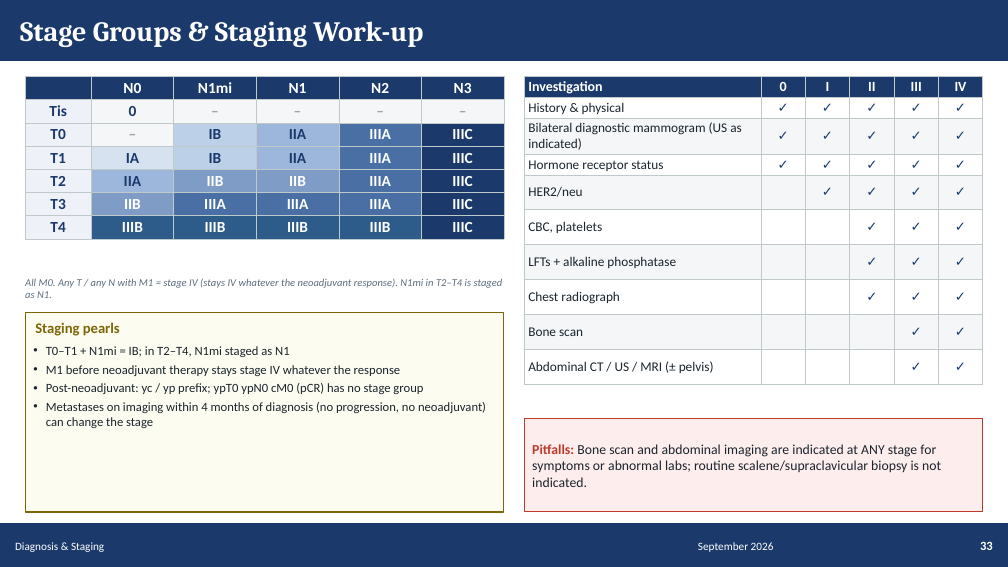
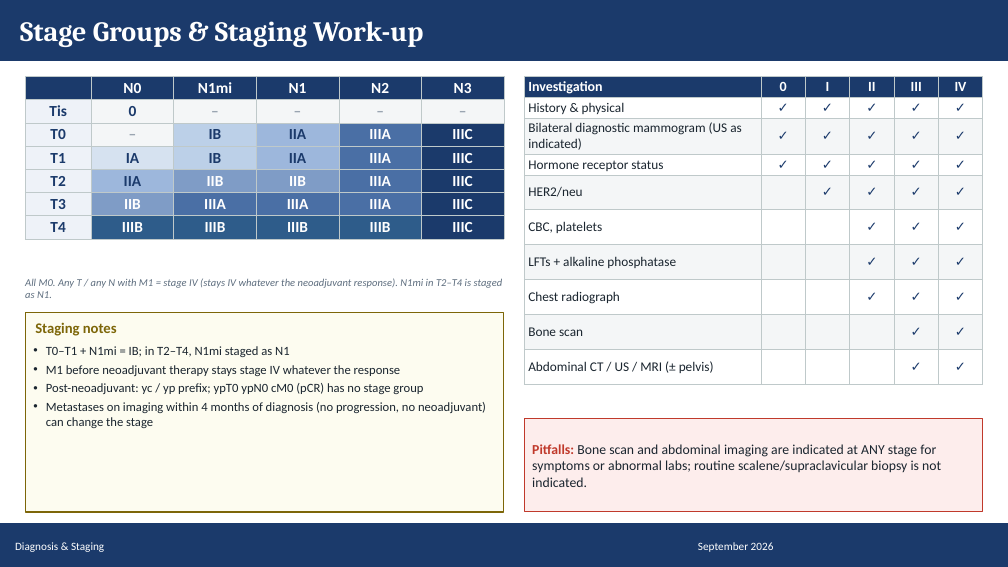
Before and after one commit to Muluamlak/Phone, a slide deck: slide 33 of BreastCancer_Management_Visual_65.pptx. Drawn at 1008x567 pixels with LibreOffice and Linux fonts; fonts in the diff are those of the drawing. Boxes give left, top, right and bottom in pixels: in the first picture for what was removed or moved away, otherwise in the second. Text is boxed around its words. In the diff, an @@ line names an element or a change of style, - is before the commit and + after.

```diff
--- a/BreastCancer_Management_Visual_65.pptx
+++ b/BreastCancer_Management_Visual_65.pptx
@@ text at bbox=[35, 322, 117, 336]: text changed @@
-Staging pearls
+Staging notes
@@ text removed at bbox=[980, 541, 993, 550] @@
-33
```
Also in this commit, not shown: 64 other slides changed.
